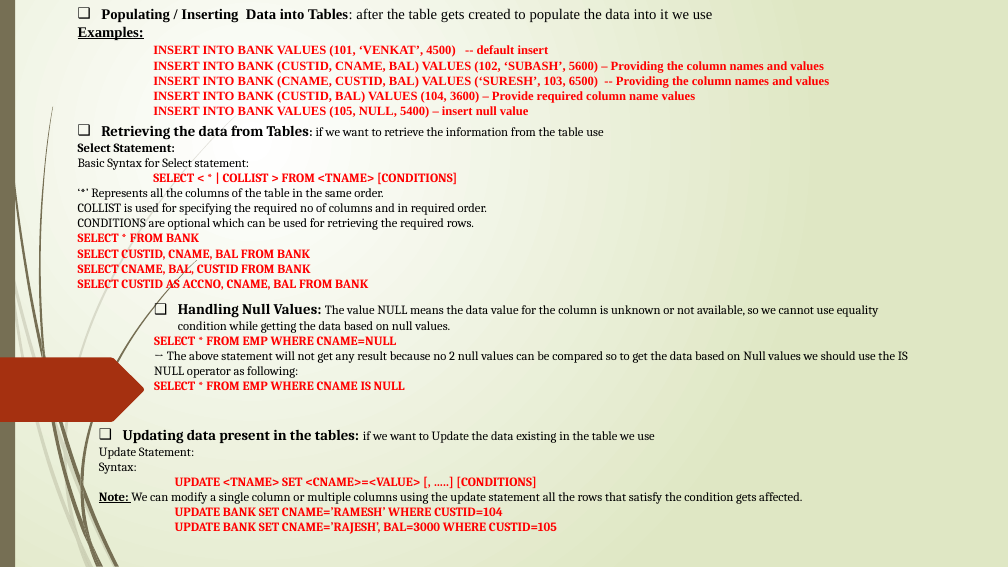
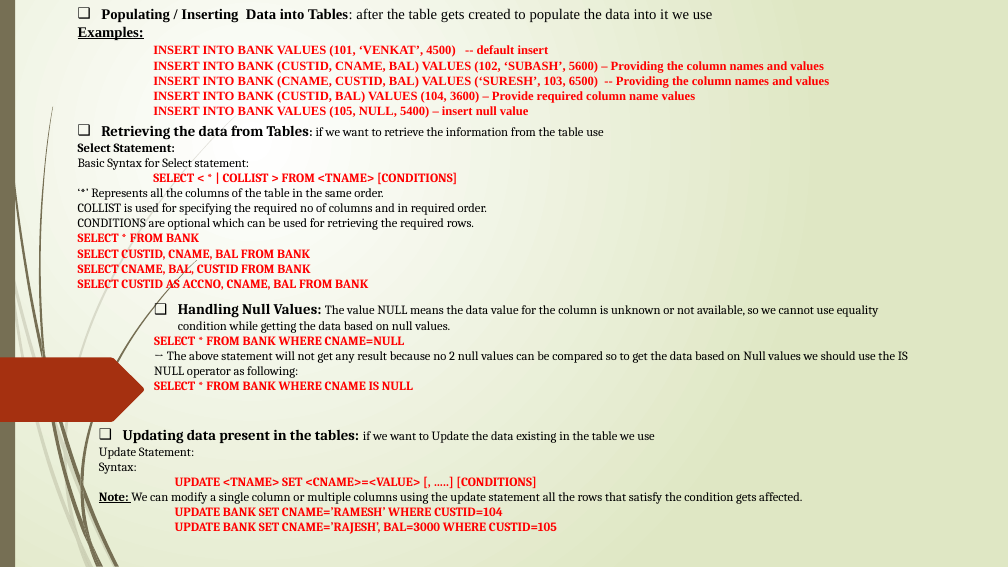
Before and after one commit to tanajisulagave/SQL-Server, a slide deck: slide 6 of SQL Server/SQL_PPT.pptx. Drawn at 1008x567 pixels with LibreOffice and Linux fonts; fonts in the diff are those of the drawing. Boxes give left, top, right and bottom in pixels: in the first picture for what was removed or moved away, otherwise in the second. Text is boxed around its words. In the diff, an @@ line names an element or a change of style, - is before the commit and + after.

```diff
--- a/SQL Server/SQL_PPT.pptx
+++ b/SQL Server/SQL_PPT.pptx
@@ text at (x1=154, y1=336, x2=405, y2=345): text changed @@
-SELECT * FROM EMP WHERE CNAME=NULL
+SELECT * FROM BANK WHERE CNAME=NULL
@@ text at (x1=154, y1=381, x2=413, y2=390): text changed @@
-SELECT * FROM EMP WHERE CNAME IS NULL
+SELECT * FROM BANK WHERE CNAME IS NULL
```
Also in this commit, not shown: 6 other slides changed, 3 slides added.
